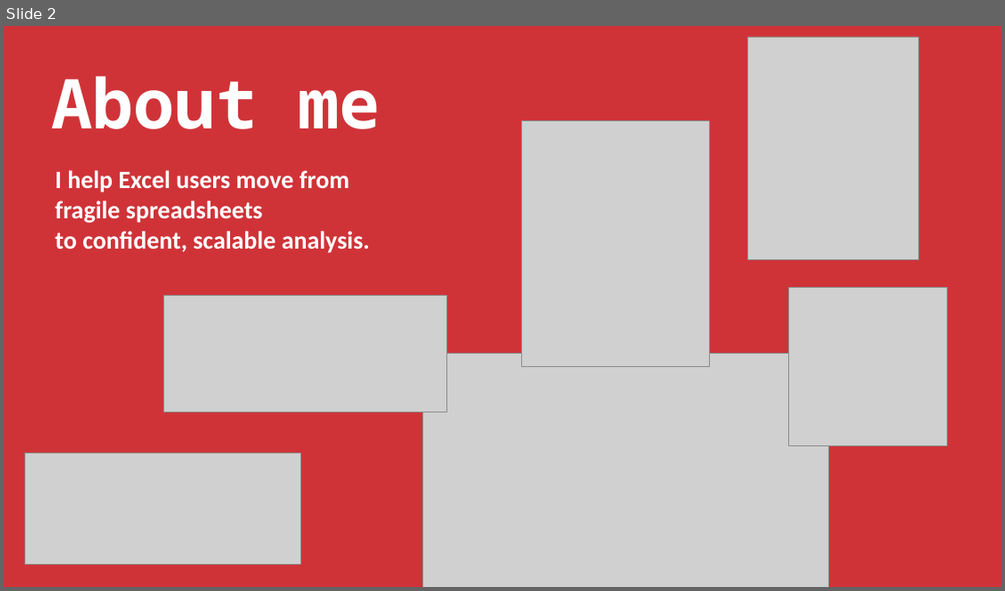
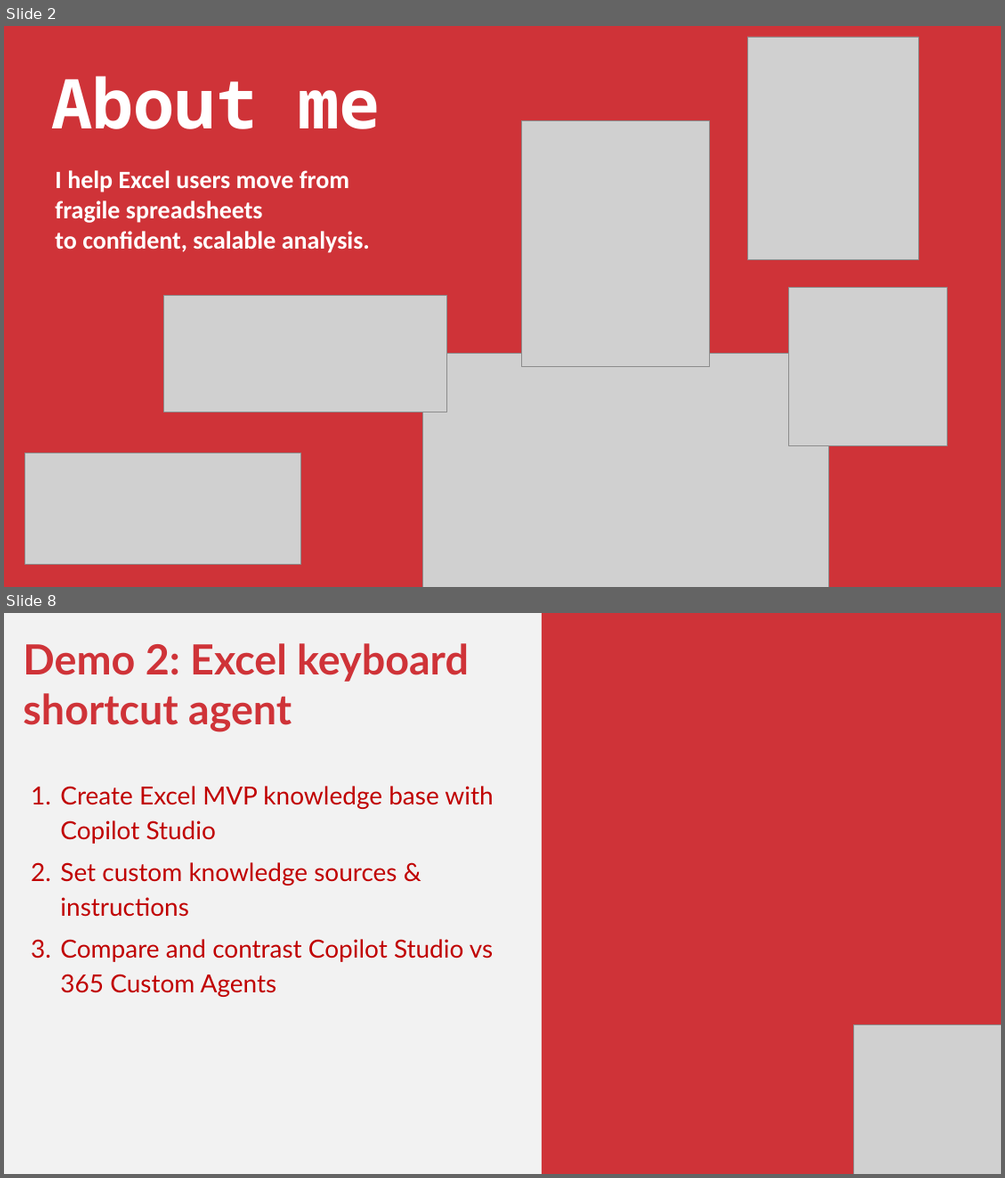
Before and after one commit to stringfestdata/gxls-copilot-studio-excel, a slide deck: gxls-copilot-studio-excel.pptx. Shown one above the other, each under a label of ours: slide 2 before the commit, slides 2 and 8 after it; the slides between them are not shown. The pictures are 1005x591 and 1005x1178 pixels, drawn with LibreOffice and Linux fonts; fonts in the diff are those of the drawing; grey boxes stand for pictures. Boxes give left, top, right and bottom in pixels: in the first picture for what was removed or moved away, otherwise in the second. Text is boxed around its words. In the diff, an @@ line names an element or a change of style, - is before the commit and + after.

```diff
--- a/gxls-copilot-studio-excel.pptx
+++ b/gxls-copilot-studio-excel.pptx
@@ slide 8 added at (x1=4, y1=613, x2=1001, y2=1174), background #F2F2F2 @@
@@ rectangle added at (x1=542, y1=613, x2=1001, y2=1174), fill #CF3338 @@
@@ text added at (x1=23, y1=643, x2=493, y2=997), 36 pt, text #C00000 @@
+Demo 2: Excel keyboard shortcut agent
+1. Create Excel MVP knowledge base with Copilot Studio
+2. Set custom knowledge sources & instructions
+3. Compare and contrast Copilot Studio vs 365 Custom Agents
@@ picture added at (x1=853, y1=1024, x2=1001, y2=1174) @@
```
Also in this commit, not shown: 3 slides changed, 5 other slides added, 33 slides removed, 11 other files.
